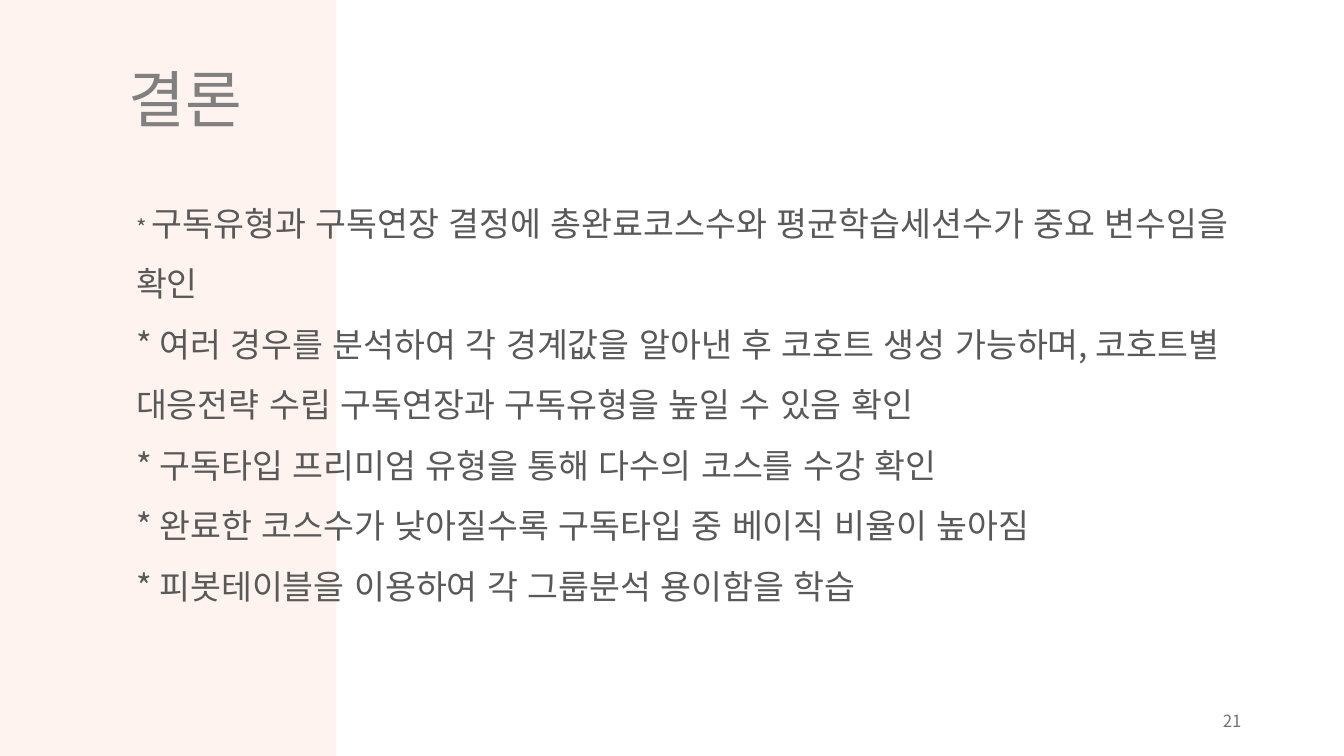
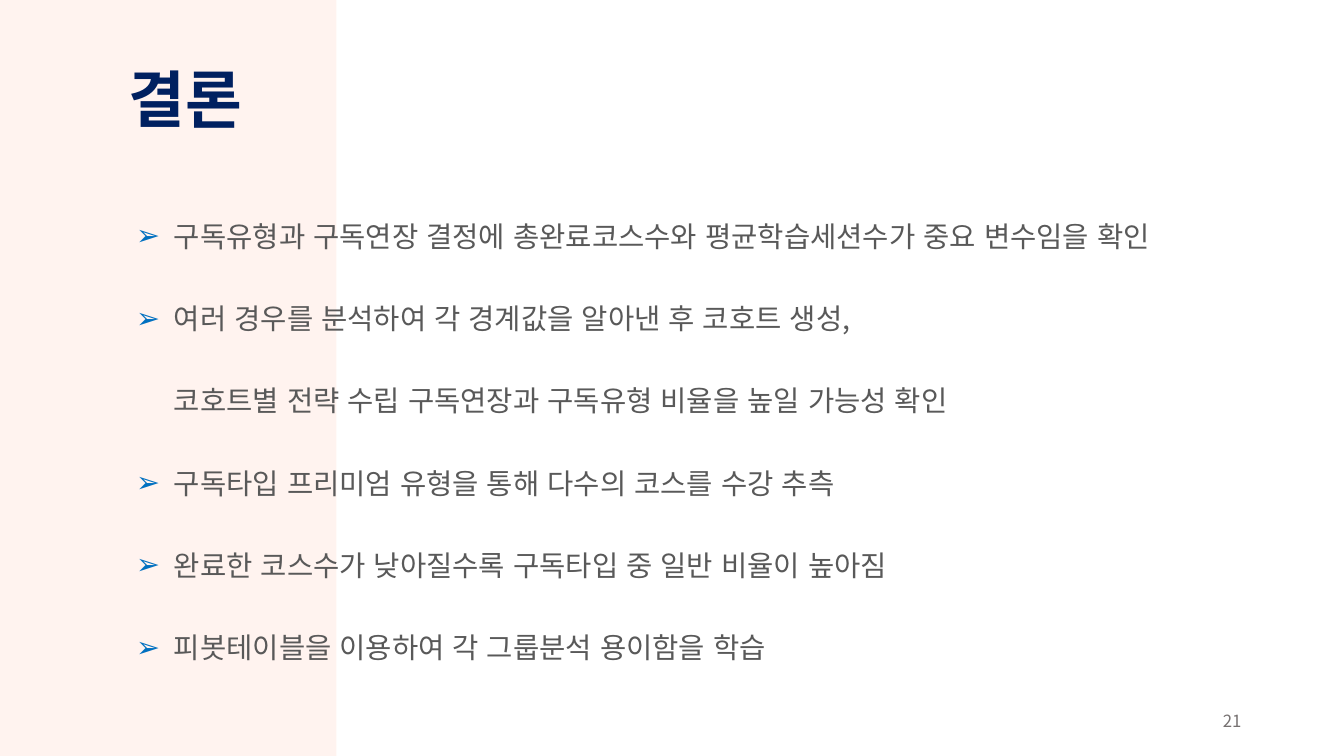
Before and after one commit to aiexplorer515/wassup_white, a slide deck: slide 21 of Project/DA_미니프로젝트.pptx. Drawn at 1344x756 pixels with LibreOffice and Linux fonts; fonts in the diff are those of the drawing. Boxes give left, top, right and bottom in pixels: in the first picture for what was removed or moved away, otherwise in the second. Text is boxed around its words. In the diff, an @@ line names an element or a change of style, - is before the commit and + after.

Commit message:
ppt final

```diff
--- a/Project/DA_미니프로젝트.pptx
+++ b/Project/DA_미니프로젝트.pptx
@@ title "결론" at [129,70,242,128]: text colour #808080 to #002060, bold on @@
@@ text at [174,223,1150,661]: text changed; size 24 to 20.4 pt @@
-* 구독유형과 구독연장 결정에 총완료코스수와 평균학습세션수가 중요 변수임을 확인
-* 여러 경우를 분석하여 각 경계값을 알아낸 후 코호트 생성 가능하며, 코호트별 대응전략 수립 구독연장과 구독유형을 높일 수 있음 확인
-* 구독타입 프리미엄 유형을 통해 다수의 코스를 수강 확인
-* 완료한 코스수가 낮아질수록 구독타입 중 베이직 비율이 높아짐
-* 피봇테이블을 이용하여 각 그룹분석 용이함을 학습
+➢ 구독유형과 구독연장 결정에 총완료코스수와 평균학습세션수가 중요 변수임을 확인
+➢ 여러 경우를 분석하여 각 경계값을 알아낸 후 코호트 생성,
+  코호트별 전략 수립 구독연장과 구독유형 비율을 높일 가능성 확인
+➢ 구독타입 프리미엄 유형을 통해 다수의 코스를 수강 추측
+➢ 완료한 코스수가 낮아질수록 구독타입 중 일반 비율이 높아짐
+➢ 피봇테이블을 이용하여 각 그룹분석 용이함을 학습
```
Also in this commit, not shown: 21 other slides changed.
